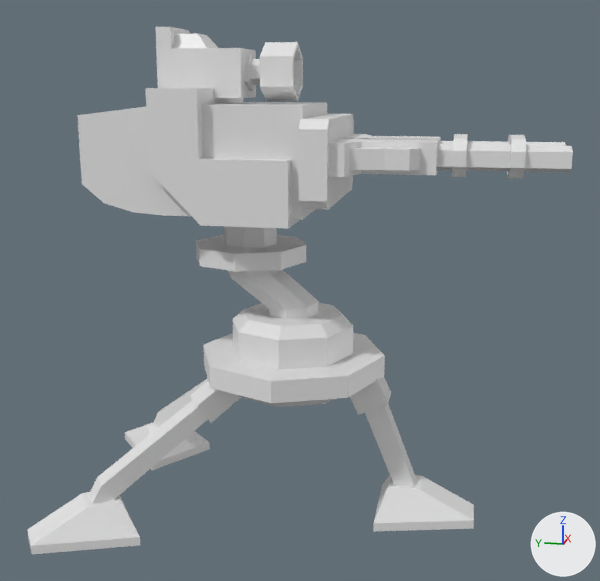
Two versions of the FBX model Assets/Models/Turrets/SingleTurret.fbx, one commit apart.
Rendered twice from a camera (50 mm lens) standing at (-4.16, -0.87, 2.28) and looking at (-0.01, -0.04, 1.24). The axes (+X, +Y, +Z) are drawn at lower right. The lights are the same throughout. Where no turn or scale is listed for an object, it has been applied to the vertices.

In view in the first picture: 'SingleBase', 'SingleHead', 'SingleNeck'.
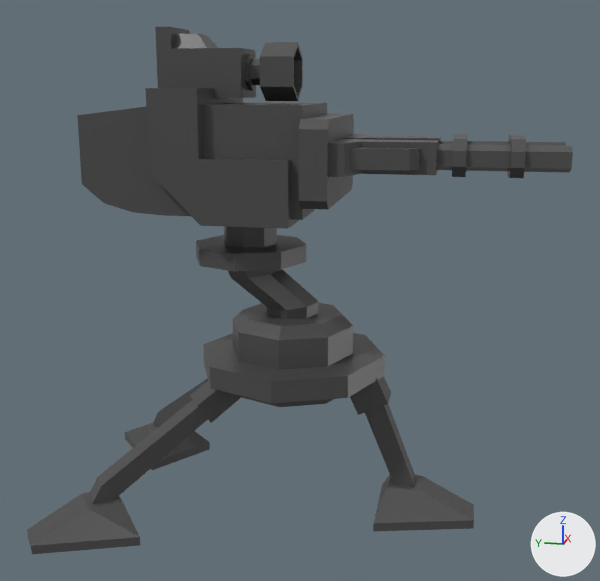
The change, as a diff of the scene's bpy script:
```diff
--- a/Assets/Models/Turrets/SingleTurret.fbx.py
+++ b/Assets/Models/Turrets/SingleTurret.fbx.py
@@ mat_material @@
 mat_material = principled_material('Material')
-mat_material.base_color = (0.8, 0.8, 0.8)  # white #e7e7e7
+mat_material.base_color = (0.0678, 0.0678, 0.0678)  # dark grey #4a4a4a
 mat_material.roughness = 0.4
```

Where the change shows, as pixel boxes (x1, y1, x2, y2) in the pictures (600 x 581 px):
'SingleHead', recoloured
    both: (77, 27, 573, 229)
'SingleBase', recoloured (white to grey)
    both: (27, 303, 474, 554)
'SingleNeck', recoloured
    both: (196, 226, 319, 319)
